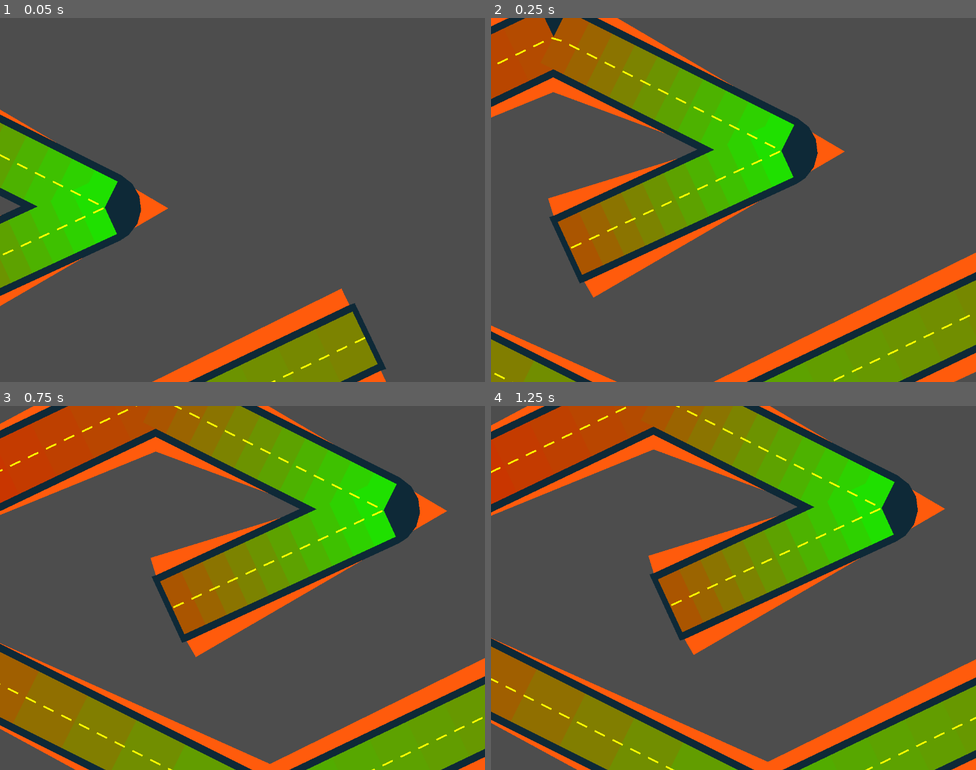
Above: before the commit, frames 1-4 (two rows, left to right).
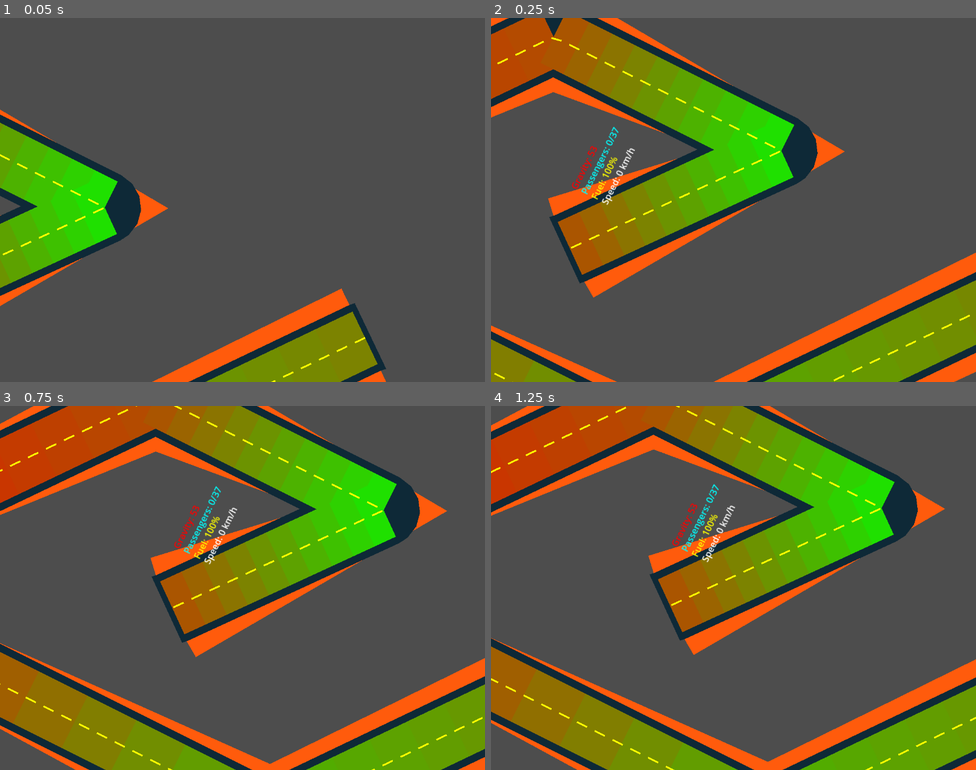
Above: after the commit, the same moments.

Repository: AkiraShirase/bus_wars
Game: Godot game, scene res://scenes/levels/city.tscn
The game is run twice, just before and just after one commit, with the same random seed, the same clock (stepped at 60 frames per second) and the same inputs. The engine's default icon, where the game draws it, is replaced by a stand-in: a white triangle on a blue panel in a dark square.
Inputs (mouse positions are in pixels of both pictures, inside the frame that each line leads up to):
- Up to frame 1 (0.05 s): no input
- Up to frame 2 (0.25 s): no input
- Up to frame 3 (0.75 s): move the mouse to (349, 569) at 0.52 s; hold Right (steer_right) from 0.53 s (still down); click (349, 569) at 0.67 s
- Up to frame 4 (1.25 s): keep holding Right (steer_right)

Frame 1 is identical in both runs. In frame 2, 0.5% of the frame differs, in the area x 16-30%, y 29-52%; in frame 3, 0.5%; in frame 4, 0.5%.
Error before the commit: Parse Error: Expected indented block after "if" block. (res://lib/vehicle.gd:116)

Commit message:
refactoring add default steer and accel controllers

Diff:
--- a/lib/BusDebugUI.gd
+++ b/lib/BusDebugUI.gd
@@ -54,7 +54,7 @@
 var weight_label: HBoxContainer
 
 # Reference to bus
-var bus: Vehicle = null
+var bus: GameVehicle = null
 
 # Window state
 var is_dragging: bool = false
@@ -273,7 +273,7 @@
 	# Try to find bus in parent hierarchy
 	var parent = get_parent()
 	while parent:
-		if parent is Bus:
+		if parent is GameVehicle:
 			bus = parent
 			break
 		parent = parent.get_parent()
@@ -281,7 +281,7 @@
 	# If not found, search the scene
 	if not bus:
 		var buses = get_tree().get_nodes_in_group("buses")
-		if buses.size() > 0 and buses[0] is Bus:
+		if buses.size() > 0 and buses[0] is GameVehicle:
 			bus = buses[0]
 
 func _gui_input(event):
@@ -442,7 +442,7 @@
 		set_window_position(default_position)
 
 # Public methods
-func set_bus(new_bus: Vehicle):
+func set_bus(new_bus: GameVehicle):
 	bus = new_bus
 
 func snap_to_corner(corner: String):
--- a/lib/vehicle.gd
+++ b/lib/GameVehicle.gd
@@ -1,5 +1,5 @@
 extends CharacterBody2D
-class_name Vehicle
+class_name GameVehicle
 
 # Component Resources
 @export_group("Bus Components")
@@ -33,6 +33,7 @@
 # Initial direction
 enum StartDirection { EAST, SOUTHEAST, SOUTH, SOUTHWEST, WEST, NORTHWEST, NORTH, NORTHEAST }
 @export var start_direction: StartDirection = StartDirection.EAST
+@export var direction: Vector2
 
 # Auto-detected values
 var isometric_angle: float = 26.565
@@ -113,8 +114,6 @@
 
 	# Consume fuel
 	var fuel_consumption = engine.calculate_fuel_consumption(power_source.get_source_name(), 0.0)
-	if not power_source.consume_fuel(fuel_consumption, delta):
-		# Out of fuel!
 
 func update_bus_properties():
 	# Calculate total weight
@@ -146,15 +145,6 @@
 
 	# Apply velocity
 	velocity = direction * current_speed
-
-	# Apply special power source movement effects
-	match power_source.source_type:
-		PowerSource.SourceType.ALIEN:
-			# Slight hover effect - reduced friction
-			velocity *= 1.0 + (power_source.alien_core_health / 100.0) * 0.2
-		PowerSource.SourceType.CHAOS:
-			# Random velocity fluctuations
-			velocity *= randf_range(0.9, 1.1)
 
 	# Smooth the movement angle toward visual rotation
 	if abs(current_speed) > 10:
--- a/lib/city.gd
+++ b/lib/city.gd
@@ -2,34 +2,35 @@
 
 # The speed at which the camera moves on the x and y axes.
 @export var move_speed = 400.0
+@export var vehicle: GameVehicle
 
 # A reference to the Camera2D child node.
 @onready var camera_2d = $Camera2D
 
 # Driver and vehicle properties
 var driver: Driver
-var vehicle: Vehicle
 
 # Controllers
 var _player_controller: PlayerController
 var _steering_controller: DefaultController
+var _accel_controller: AccelerationDefaultController
 
 func _ready():
 	# Initialize components
 	driver = Driver.new()
 	_player_controller = PlayerController.new()
 	_steering_controller = DefaultController.new()
-
-	# Find vehicle in scene (assuming it exists)
-	vehicle = find_child("CharacterBody2D") as Vehicle
+	_accel_controller = AccelerationDefaultController.new()
 
 func _process(delta):
 	# Update driver input
-	_player_controller.update(Input, driver)
+	_player_controller.update(driver)
 
 	# Update vehicle steering
 	if vehicle:
 		_steering_controller.steer(driver, vehicle)
+		_accel_controller.accelerate(vehicle, driver)
+
 	# Start with a zero vector for velocity.
 	#var velocity = Vector2.ZERO
 	# Handle horizontal movement (x-axis).
--- a/lib/controllers/driver/PlayerController.gd
+++ b/lib/controllers/driver/PlayerController.gd
@@ -1,7 +1,7 @@
 extends Node
 class_name PlayerController
 
-func update(input: Input, driver: Driver) -> void:
+func update(driver: Driver) -> void:
 	_update_acceleration(driver)
 	_update_steering(driver)
 	_update_stopping(driver)
--- a/lib/controllers/vehicle/acceleration/DefaultController.gd
+++ b/lib/controllers/vehicle/acceleration/DefaultController.gd
@@ -4,8 +4,15 @@
 const acceleration: float = 100.0
 const deceleration: float = 100.0
 
-func accelerate(vehicle: Vehicle, driver: Driver) -> void:
+func accelerate(vehicle: GameVehicle, driver: Driver) -> void:
 	if driver.accelerating > 0:
-		vehicle.current_speed += acceleration * get_process_delta_time()
-	elif driver.stopping > 0:
-		vehicle.current_speed -= deceleration * get_process_delta_time()
+		vehicle.current_speed += acceleration * vehicle.get_process_delta_time()
+		if vehicle.current_speed > vehicle.effective_max_speed:
+			vehicle.current_speed = vehicle.effective_max_speed
+	if driver.stopping > 0:
+		vehicle.current_speed -= deceleration * vehicle.get_process_delta_time()
+		if vehicle.current_speed < 0 && abs(vehicle.current_speed) > vehicle.effective_max_speed:
+			vehicle.current_speed = -vehicle.effective_max_speed
+
+	vehicle.direction = Vector2.RIGHT.rotated(vehicle.movement_angle)
+	vehicle.velocity = vehicle.direction * vehicle.current_speed
--- a/lib/controllers/vehicle/steering/DefaultController.gd
+++ b/lib/controllers/vehicle/steering/DefaultController.gd
@@ -3,16 +3,16 @@
 
 const _turn_amount: float = 2.0
 
-func steer(driver: Driver, vehicle: Vehicle) -> void:
+func steer(driver: Driver, vehicle: GameVehicle) -> void:
 	if driver.steering > 50:
 		_turn_right(vehicle)
 	elif driver.steering < 50:
 		_turn_left(vehicle)
 
-func _turn_right(vehicle: Vehicle) -> void:
+func _turn_right(vehicle: GameVehicle) -> void:
 	vehicle.visual_rotation += _turn_amount * get_process_delta_time()
 	vehicle.movement_angle += _turn_amount * get_process_delta_time()
 
-func _turn_left(vehicle: Vehicle) -> void:
+func _turn_left(vehicle: GameVehicle) -> void:
 	vehicle.visual_rotation -= _turn_amount * get_process_delta_time()
 	vehicle.movement_angle -= _turn_amount * get_process_delta_time()
--- a/project.godot
+++ b/project.godot
@@ -12,7 +12,7 @@
 
 config/name="bus_wars"
 run/main_scene="uid://dtunvn6ti05no"
-config/features=PackedStringArray("4.4", "GL Compatibility")
+config/features=PackedStringArray("4.5", "GL Compatibility")
 config/icon="res://icon.svg"
 
 [display]
--- a/scenes/levels/city.tscn
+++ b/scenes/levels/city.tscn
@@ -1,5 +1,6 @@
-[gd_scene load_steps=22 format=3 uid="uid://dtunvn6ti05no"]
+[gd_scene load_steps=23 format=3 uid="uid://dtunvn6ti05no"]
 
+[ext_resource type="Script" uid="uid://7dbb3nl75cp5" path="res://lib/city.gd" id="1_nqxve"]
 [ext_resource type="PackedScene" uid="uid://bsm1d6k3q45ei" path="res://scenes/levels/background_terrain.tscn" id="1_wpki0"]
 [ext_resource type="Script" uid="uid://ve1w35qugl3h" path="res://lib/camera_2d.gd" id="4_js2ni"]
 [ext_resource type="Script" uid="uid://ckwd6dakpi5tj" path="res://lib/resources/BusMaterial.gd" id="4_qjkv1"]
@@ -15,93 +16,53 @@
 script = ExtResource("4_qjkv1")
 material_type = 4
 base_weight_multiplier = 0.1
-durability = 100.0
-corrosion_resistance = 50.0
 metadata/_custom_type_script = "uid://ckwd6dakpi5tj"
 
 [sub_resource type="Resource" id="Resource_4dbnt"]
 script = ExtResource("5_icvb7")
-section_count = 1
-seats_per_section = 30
-standing_room_per_section = 10
-luxury_level = 0.5
-weight_per_section = 2000.0
 metadata/_custom_type_script = "uid://r6vwn61n00ht"
 
 [sub_resource type="Resource" id="Resource_jnk42"]
 script = ExtResource("6_hij54")
-tire_type = 0
-wear_level = 100.0
-pressure = 100.0
-temperature = 20.0
 metadata/_custom_type_script = "uid://ba41fov5rrauq"
 
 [sub_resource type="Resource" id="Resource_h6v6v"]
 script = ExtResource("7_vip6u")
-base_power = 200.0
-torque = 500.0
-efficiency = 0.85
-rpm_min = 800.0
-rpm_max = 4000.0
-rpm_optimal = 2500.0
 metadata/_custom_type_script = "uid://dw32mardp3sh3"
 
 [sub_resource type="Resource" id="Resource_csyog"]
 script = ExtResource("8_6yjkx")
 source_type = 0
-fuel_capacity = 100.0
-current_fuel = 100.0
-refuel_rate = 50.0
-psychic_resonance = 1.0
-chaos_stability = 0.5
-alien_core_health = 100.0
 metadata/_custom_type_script = "uid://btg20s4ud1ukv"
 
 [sub_resource type="Resource" id="Resource_5qyid"]
 script = ExtResource("6_5qyid")
-gravity = 50
-health = 100.0
-pollution = 0.0
-sewer_percent = 100.0
 metadata/_custom_type_script = "uid://rpmqkoap6o3w"
 
 [sub_resource type="Resource" id="Resource_2yfp6"]
 script = ExtResource("6_5qyid")
 gravity = 30
-health = 100.0
-pollution = 0.0
-sewer_percent = 100.0
 
 [sub_resource type="Resource" id="Resource_wj04a"]
 script = ExtResource("6_5qyid")
 gravity = 90
-health = 100.0
-pollution = 0.0
-sewer_percent = 100.0
 
 [sub_resource type="Resource" id="Resource_qjkv1"]
 script = ExtResource("6_5qyid")
 gravity = 70
-health = 100.0
-pollution = 0.0
-sewer_percent = 100.0
 
 [sub_resource type="Resource" id="Resource_icvb7"]
 script = ExtResource("6_5qyid")
 gravity = 10
-health = 100.0
-pollution = 0.0
-sewer_percent = 100.0
 
 [sub_resource type="Resource" id="Resource_hij54"]
 script = ExtResource("6_5qyid")
 gravity = 70
-health = 100.0
-pollution = 0.0
-sewer_percent = 100.0
 
-[node name="city" type="Node2D"]
+[node name="city" type="Node2D" node_paths=PackedStringArray("vehicle")]
 y_sort_enabled = true
+script = ExtResource("1_nqxve")
+vehicle = NodePath("truck")
 
 [node name="background_terrain" parent="." instance=ExtResource("1_wpki0")]
 visible = false
@@ -126,7 +87,7 @@
 
 [node name="Road" parent="." groups=["roads"] instance=ExtResource("5_5qyid")]
 position = Vector2(5, -65)
-points = PackedVector2Array(-486.567, 1116.25, -1144.87, 1431.08, -2003.52, 1001.76, -1345.22, 686.921, -944.514, 887.273, -1316.6, 1059)
+points = PackedVector2Array(-486.56738, 1116.2456, -1144.8655, 1431.0845, -2003.516, 1001.76025, -1345.2179, 686.92126, -944.51434, 887.27264, -1316.5958, 1059.0029)
 width = 128.0
 default_color = Color(0.0557858, 0.163021, 0.216079, 1)
 road_width = 128.0
--- a/scenes/player/truck.tscn
+++ b/scenes/player/truck.tscn
@@ -1,6 +1,6 @@
 [gd_scene load_steps=3 format=3 uid="uid://coa1meb65p5hb"]
 
-[ext_resource type="Script" uid="uid://dd7uutexyl3q5" path="res://lib/vehicle.gd" id="1_b1v4d"]
+[ext_resource type="Script" uid="uid://dd7uutexyl3q5" path="res://lib/GameVehicle.gd" id="1_b1v4d"]
 
 [sub_resource type="CapsuleShape2D" id="CapsuleShape2D_b1v4d"]
 radius = 16.0
Not shown, added: lib/Driver.gd.uid
Renamed: lib/vehicle.gd.uid -> lib/GameVehicle.gd.uid
Not shown, added: lib/controllers/driver/PlayerController.gd.uid
Not shown, added: lib/controllers/vehicle/acceleration/DefaultController.gd.uid
Not shown, added: lib/controllers/vehicle/steering/DefaultController.gd.uid
